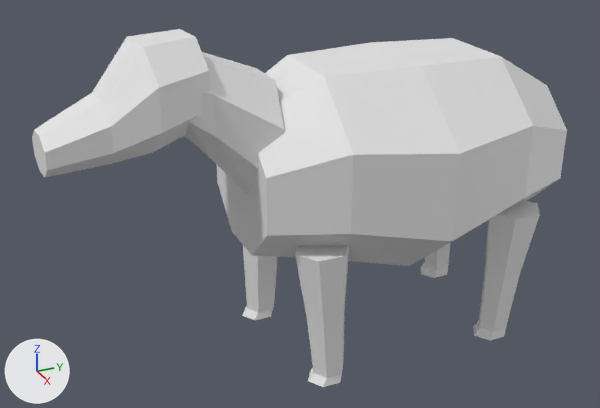
The OBJ model data/animals/ovelha/eat/4.obj: old version first, new version second.
One viewpoint serves both versions: a camera (50 mm lens) standing at (1.701, -1.013, 1.247) and looking at (-0.016, -0.24, 0.388). The lights are fixed; the arrows at lower left show +X, +Y and +Z. The picture after the commit comes second. Where no turn or scale is listed for an object, it has been applied to the vertices.

Script lines for the objects in view, before the commit:
```python
me_ovelha_eat_4 = bpy.data.meshes.new('ovelha_eat_4')
me_ovelha_eat_4.from_pydata(...)  # 226 vertices, 420 faces; spans x -0.297..0.297, y -0.852..0.511, z 0.0..0.845
ob_ovelha_eat_4 = bpy.data.objects.new('ovelha_eat_4', me_ovelha_eat_4)
ob_ovelha_eat_4.location = (0.0, 0.0, 0.0)
```
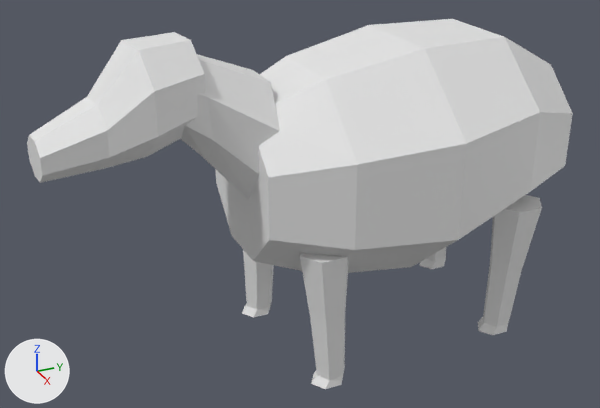
Boxes [x1, y1, x2, y2] around the edits, measured in the pictures (600 x 408 px; the box of a moved part takes in the faces that stretch with it):
'ovelha_eat_4', reshaped: before [32, 29, 567, 387]; after [27, 19, 573, 389]
part 1 of me_ovelha_eat_4, moved or reshaped: before [32, 29, 210, 177]; after [27, 32, 205, 183]
part 2 of me_ovelha_eat_4, moved or reshaped: before [185, 38, 567, 387]; after [180, 19, 573, 389]

The change, as a diff of the scene's bpy script:
```diff
--- a/data/animals/ovelha/eat/4.obj.py
+++ b/data/animals/ovelha/eat/4.obj.py
@@ me_ovelha_eat_4 @@
 # used by ob_ovelha_eat_4; location = (0.0, 0.0, 0.0)
-me_ovelha_eat_4.from_pydata(...)  # 226 vertices, 420 faces; spans x -0.297..0.297, y -0.852..0.511, z 0.0..0.845
+me_ovelha_eat_4.from_pydata(...)  # 226 vertices, 420 faces; spans x -0.319..0.319, y -0.864..0.531, z 0.0..0.839
+# me_ovelha_eat_4 part 1: the loose piece of 34 vertices spanning x -0.103..0.136, y -0.852..-0.5, z 0.592..0.845 is multiplied about its middle by the matrix ((1.0, -0.017, 0.001), (0.017, 1.0, -0.004), (0.0, 0.004, 1.0)), then moved by (0.004, -0.012, -0.006)
+# me_ovelha_eat_4 part 2: 192 of 226 vertices moved; they spanned x -0.297..0.297, y -0.611..0.511, z 0.0..0.823 and now span x -0.319..0.319, y -0.624..0.531, z 0.0..0.817; mean shift (0.0, 0.0, 0.014); largest move (-0.031, 0.511, 0.442) -> (-0.031, 0.531, 0.518)
```
